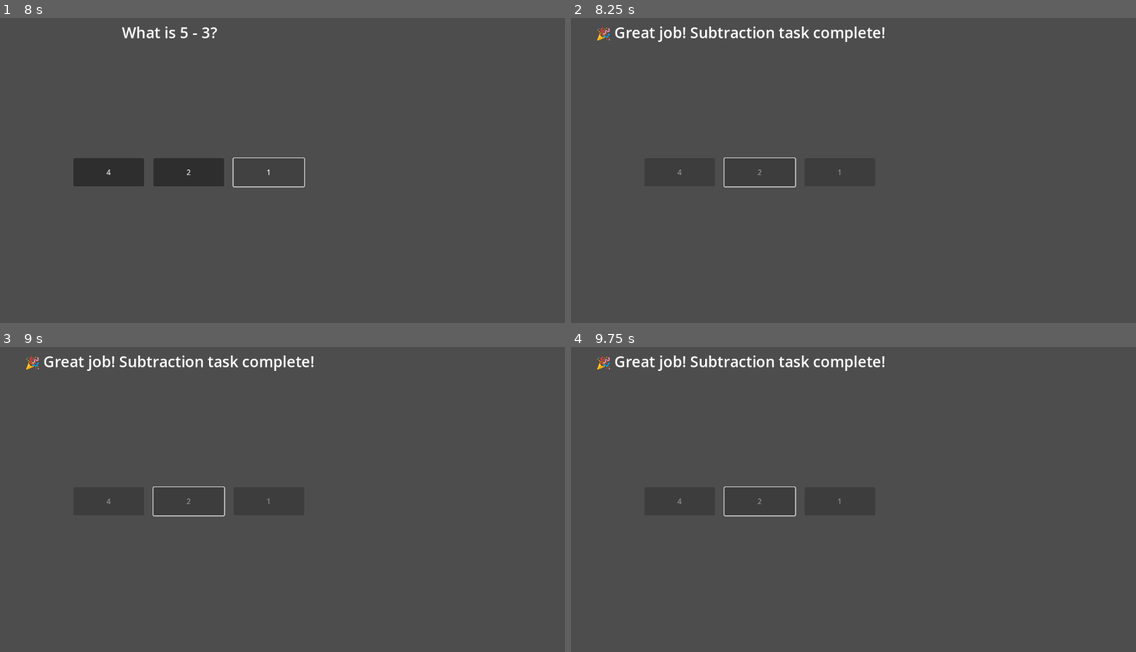
Above: before the commit, frames 1-4 (two rows, left to right).
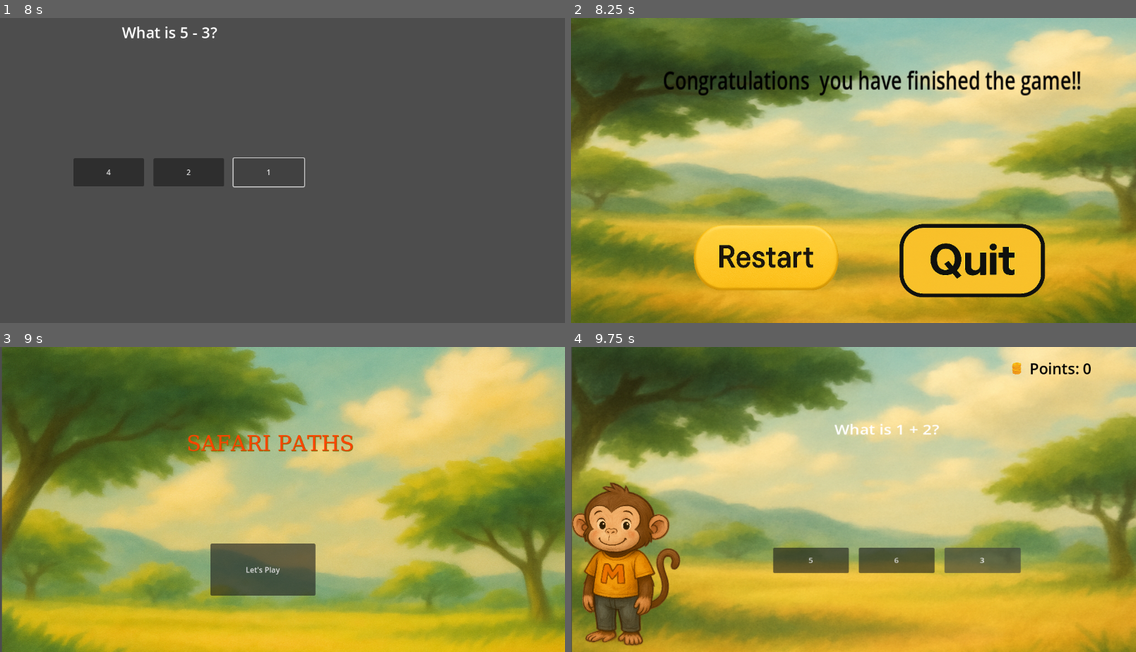
Above: after the commit, the same moments.

Repository: lastiroko/Safari-Paths
Game: Godot game, scene res://scenes/tasks/SubtractionTask.tscn
Same seed, same stepped clock (60 frames per second), same inputs: the game is played once before the commit and once after it. This scene is started directly instead of the project's main scene.
Inputs (mouse positions are in pixels of both pictures, inside the frame that each line leads up to):
- Up to frame 1 (8 s): click "1" at 0.5 s; click "3" at 1.25 s; click "3" at 2 s; click "4" at 2.75 s; click "2" at 3.5 s; click "0" at 4.25 s; click "0" at 5 s; click "4" at 5.75 s; click "1" at 6.5 s; click "0" at 7.25 s
- Up to frame 2 (8.25 s): click "2" at 8 s
- Up to frame 3 (9 s): click (197, 587) at 8.77 s
- Up to frame 4 (9.75 s): click (836, 569) at 9.5 s, where only the run after the commit has a clickable "Let's Play"

Frame 1 is identical in both runs. In frame 2, 100% of the frame differs, in the area x 0-100%, y 0-100%; in frame 3, 97%; in frame 4, 99%.

Commit message:
Added ending scene

Diff:
--- /dev/null
+++ b/scenes/levels/end_scene.tscn
@@ -0,0 +1,59 @@
+[gd_scene load_steps=6 format=3 uid="uid://cxhabd7hv2kic"]
+
+[ext_resource type="Script" uid="uid://3cel2sp1gvrk" path="res://scripts/levels/end_scene.gd" id="1_2eobd"]
+[ext_resource type="Texture2D" uid="uid://doac2rnmdtoeb" path="res://assets/backgrounds/bg-1.png" id="2_2rm00"]
+[ext_resource type="Texture2D" uid="uid://bymdx4cdc6k4" path="res://assets/items/RestartButton.png" id="3_r86dy"]
+[ext_resource type="Texture2D" uid="uid://b78au6jvpadv3" path="res://assets/items/Quitbtn.png" id="4_ih1r4"]
+
+[sub_resource type="LabelSettings" id="LabelSettings_6ah21"]
+font_size = 31
+font_color = Color(0, 0, 0, 1)
+outline_color = Color(4.68818e-05, 0.000112612, 0.000306692, 1)
+
+[node name="EndScene" type="Control"]
+layout_mode = 3
+anchors_preset = 15
+anchor_right = 1.0
+anchor_bottom = 1.0
+grow_horizontal = 2
+grow_vertical = 2
+script = ExtResource("1_2eobd")
+
+[node name="TextureRect" type="TextureRect" parent="."]
+layout_mode = 0
+offset_right = 1024.0
+offset_bottom = 1024.0
+scale = Vector2(1.19728, 0.675502)
+texture = ExtResource("2_2rm00")
+
+[node name="Restart" type="TextureButton" parent="."]
+layout_mode = 0
+offset_left = 232.0
+offset_top = 314.0
+offset_right = 1256.0
+offset_bottom = 1338.0
+scale = Vector2(0.35616, 0.386567)
+texture_normal = ExtResource("3_r86dy")
+
+[node name="Quit" type="TextureButton" parent="."]
+layout_mode = 0
+offset_left = 659.0
+offset_top = 334.0
+offset_right = 1683.0
+offset_bottom = 1358.0
+scale = Vector2(0.37734, 0.358031)
+tooltip_text = "quit"
+texture_normal = ExtResource("4_ih1r4")
+
+[node name="Label" type="Label" parent="."]
+layout_mode = 0
+offset_left = 195.0
+offset_top = 93.0
+offset_right = 879.0
+offset_bottom = 137.0
+scale = Vector2(1.29888, 1.75448)
+text = "Congratulations  you have finished the game!!"
+label_settings = SubResource("LabelSettings_6ah21")
+
+[connection signal="pressed" from="Restart" to="." method="_on_Restart_pressed"]
+[connection signal="pressed" from="Quit" to="." method="_on_Quit_pressed"]
--- /dev/null
+++ b/scripts/levels/end_scene.gd
@@ -0,0 +1,6 @@
+extends Control
+func _on_Restart_pressed():
+	get_tree().change_scene_to_file("res://scenes/levels/AWelcomePage.tscn")
+
+func _on_Quit_pressed():
+	get_tree().quit()
--- a/scripts/tasks/subtraction-task.gd
+++ b/scripts/tasks/subtraction-task.gd
@@ -100,6 +100,8 @@
 			question_label.text = "🎉 Great job! Subtraction task complete!"
 			# Emit 0 points as the task is fully completed
 			emit_signal("task_completed", 0, true)
+			get_tree().change_scene_to_file("res://scenes/levels/end_scene.tscn")
+
 		else:
 			generate_question() # Generate a new question if task not finished
 	else:
Binary file added: assets/items/Quitbtn.png
Not shown, added: assets/items/Quitbtn.png.import
Binary file added: assets/items/RestartButton.png
Not shown, added: assets/items/RestartButton.png.import
Not shown, added: scripts/levels/end_scene.gd.uid
